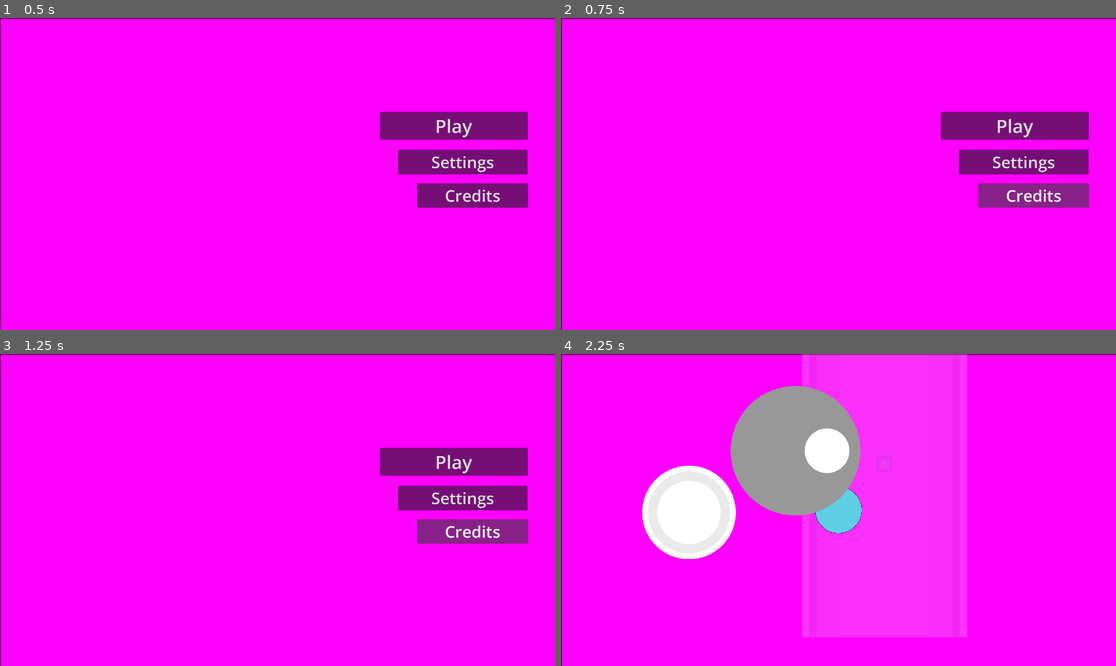
Above: before the commit, frames 1-4 (two rows, left to right).
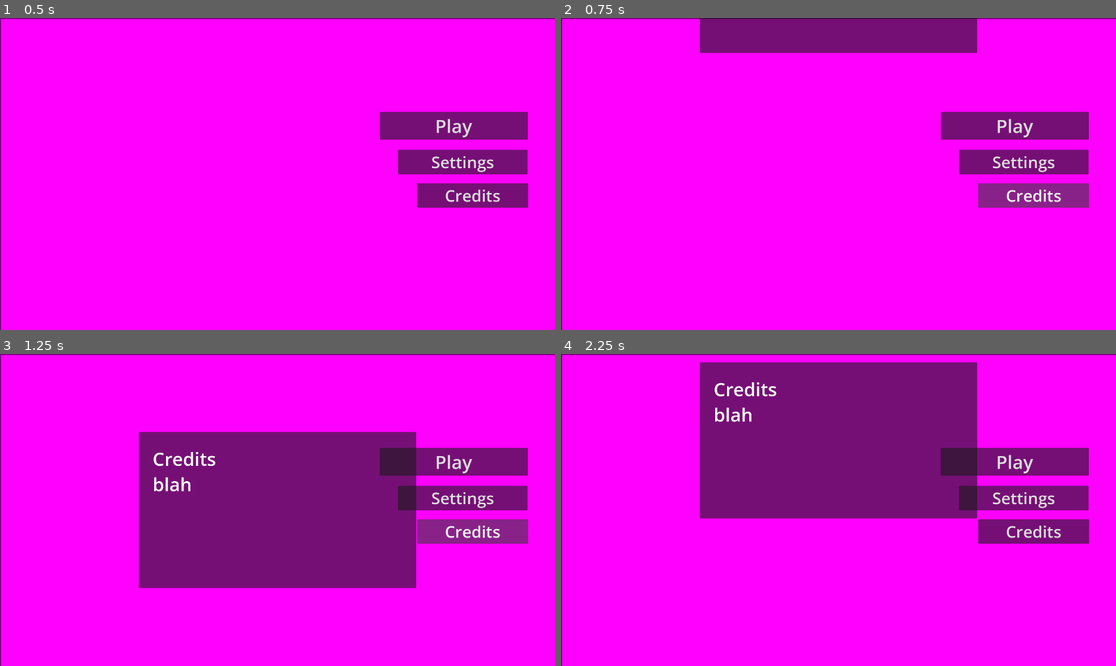
Above: after the commit, the same moments.

Repository: entityJY/deltarunesque-game
Game: Godot game, scene res://main_menu/main_menu.tscn
Two runs of this game, one before a commit and one after it. Both use one fixed random seed, a clock stepped at 60 frames per second and the inputs below. The project has no main scene, so this scene is started directly. The engine's default icon, where the game draws it, is replaced by a stand-in: a white triangle on a blue panel in a dark square.
Inputs (mouse positions are in pixels of both pictures, inside the frame that each line leads up to):
- Up to frame 1 (0.5 s): no input
- Up to frame 2 (0.75 s): click "Credits" at 0.5 s
- Up to frame 3 (1.25 s): no input
- Up to frame 4 (2.25 s): click (838, 510) at 1.27 s; click "Play" at 2 s

Frame 1 is identical in both runs. In frame 2, 5.7% of the frame differs, in the area x 25-75%, y 0-12%; in frame 3, 25%; in frame 4, 45%, in the area x 14-96%, y 0-91%.

Commit message:
Add credits panel and animations

Diff:
--- a/main_menu/main_menu.gd
+++ b/main_menu/main_menu.gd
@@ -2,7 +2,16 @@
 class_name MainMenu
 
 
+enum menus {
+	CREDITS,
+	SETTINGS,
+}
+
+
 @export_file var play_scene: String
+@export var animation_player: AnimationPlayer
+@export var escape_menu_button: Button
+var active_menus: Array[menus]
 
 
 # Called when the node enters the scene tree for the first time.
@@ -12,7 +21,8 @@
 
 # Called every frame. 'delta' is the elapsed time since the previous frame.
 func _process(_delta: float) -> void:
-	pass
+	if Input.is_action_just_pressed("pause"):
+		pop_menu()
 
 
 func _on_play_pressed() -> void:
@@ -22,4 +32,19 @@
 	pass # Replace with function body.
 
 func _on_credits_pressed() -> void:
-	pass # Replace with function body.
+	animation_player.play("open_credits")
+	active_menus.append(menus.CREDITS)
+	escape_menu_button.show()
+
+
+func pop_menu() -> void:
+	var popped_menu = active_menus.pop_back()
+
+	if popped_menu == null:
+		return
+
+	if popped_menu == menus.CREDITS:
+		animation_player.play("close_credits")
+
+	if len(active_menus) == 0:
+		escape_menu_button.hide()
--- a/main_menu/main_menu.tscn
+++ b/main_menu/main_menu.tscn
@@ -5,9 +5,73 @@
 [sub_resource type="PlaceholderTexture2D" id="PlaceholderTexture2D_1h4yd"]
 size = Vector2(1920, 1080)
 
-[node name="MainMenu" type="Node2D" unique_id=484403610]
+[sub_resource type="StyleBoxEmpty" id="StyleBoxEmpty_oa53l"]
+
+[sub_resource type="StyleBoxEmpty" id="StyleBoxEmpty_d3a7t"]
+
+[sub_resource type="StyleBoxEmpty" id="StyleBoxEmpty_3shxk"]
+
+[sub_resource type="StyleBoxEmpty" id="StyleBoxEmpty_bws42"]
+
+[sub_resource type="Animation" id="Animation_oa53l"]
+length = 0.001
+tracks/0/type = "value"
+tracks/0/imported = false
+tracks/0/enabled = true
+tracks/0/path = NodePath("CreditsPanel:position")
+tracks/0/interp = 1
+tracks/0/loop_wrap = true
+tracks/0/keys = {
+"times": PackedFloat32Array(0),
+"transitions": PackedFloat32Array(1),
+"update": 0,
+"values": [Vector2(-480, -1200)]
+}
+
+[sub_resource type="Animation" id="Animation_3shxk"]
+resource_name = "close_credits"
+length = 0.5
+tracks/0/type = "value"
+tracks/0/imported = false
+tracks/0/enabled = true
+tracks/0/path = NodePath("CreditsPanel:position")
+tracks/0/interp = 2
+tracks/0/loop_wrap = true
+tracks/0/keys = {
+"times": PackedFloat32Array(0, 0.5),
+"transitions": PackedFloat32Array(1, 1),
+"update": 0,
+"values": [Vector2(-480, -270), Vector2(-480, -1200)]
+}
+
+[sub_resource type="Animation" id="Animation_d3a7t"]
+resource_name = "open_credits"
+length = 0.5
+tracks/0/type = "value"
+tracks/0/imported = false
+tracks/0/enabled = true
+tracks/0/path = NodePath("CreditsPanel:position")
+tracks/0/interp = 2
+tracks/0/loop_wrap = true
+tracks/0/keys = {
+"times": PackedFloat32Array(0, 0.5),
+"transitions": PackedFloat32Array(1, 1),
+"update": 0,
+"values": [Vector2(-480, -1200), Vector2(-480, -270)]
+}
+
+[sub_resource type="AnimationLibrary" id="AnimationLibrary_3shxk"]
+_data = {
+&"RESET": SubResource("Animation_oa53l"),
+&"close_credits": SubResource("Animation_3shxk"),
+&"open_credits": SubResource("Animation_d3a7t")
+}
+
+[node name="MainMenu" type="Node2D" unique_id=484403610 node_paths=PackedStringArray("animation_player", "escape_menu_button")]
 script = ExtResource("1_oa53l")
 play_scene = "uid://bgsbsq4w5tncb"
+animation_player = NodePath("AnimationPlayer")
+escape_menu_button = NodePath("EscapeMenuButton")
 
 [node name="Sprite2D" type="Sprite2D" parent="." unique_id=1424625685]
 texture = SubResource("PlaceholderTexture2D_1h4yd")
@@ -44,6 +108,56 @@
 
 "
 
+[node name="EscapeMenuButton" type="Button" parent="." unique_id=206241619]
+visible = false
+custom_minimum_size = Vector2(1920, 1080)
+anchors_preset = 8
+anchor_left = 0.5
+anchor_top = 0.5
+anchor_right = 0.5
+anchor_bottom = 0.5
+offset_left = -960.0
+offset_top = -540.0
+offset_right = 960.0
+offset_bottom = 540.0
+grow_horizontal = 2
+grow_vertical = 2
+theme_override_styles/normal = SubResource("StyleBoxEmpty_oa53l")
+theme_override_styles/pressed = SubResource("StyleBoxEmpty_d3a7t")
+theme_override_styles/hover = SubResource("StyleBoxEmpty_3shxk")
+theme_override_styles/disabled = SubResource("StyleBoxEmpty_bws42")
+
+[node name="CreditsPanel" type="PanelContainer" parent="." unique_id=388656860]
+custom_minimum_size = Vector2(960, 540)
+anchors_preset = 8
+anchor_left = 0.5
+anchor_top = 0.5
+anchor_right = 0.5
+anchor_bottom = 0.5
+offset_left = -480.0
+offset_top = -1200.0
+offset_right = 480.0
+offset_bottom = -660.0
+grow_horizontal = 2
+grow_vertical = 2
+
+[node name="MarginContainer" type="MarginContainer" parent="CreditsPanel" unique_id=1916465538]
+layout_mode = 2
+theme_override_constants/margin_left = 48
+theme_override_constants/margin_top = 48
+theme_override_constants/margin_right = 48
+theme_override_constants/margin_bottom = 48
+
+[node name="RichTextLabel" type="RichTextLabel" parent="CreditsPanel/MarginContainer" unique_id=804100975]
+layout_mode = 2
+theme_override_font_sizes/normal_font_size = 64
+text = "Credits
+blah"
+
+[node name="AnimationPlayer" type="AnimationPlayer" parent="." unique_id=1571806585]
+libraries/ = SubResource("AnimationLibrary_3shxk")
+
 [connection signal="pressed" from="Play" to="." method="_on_play_pressed"]
 [connection signal="pressed" from="Settings" to="." method="_on_settings_pressed"]
 [connection signal="pressed" from="Credits" to="." method="_on_credits_pressed"]
+[connection signal="pressed" from="EscapeMenuButton" to="." method="pop_menu"]
